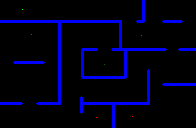
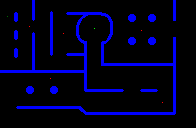
Layered file, before and after one edit (196 x 128). Changes by layer:
added layer "Layer 18" above "Layer 17" over [7, 16, 163, 103]
added layer "Layer 17" above "Layer 16" over [0, 0, 176, 115]
added layer "Layer 16" above "Layer 15" over [0, 0, 196, 128]
